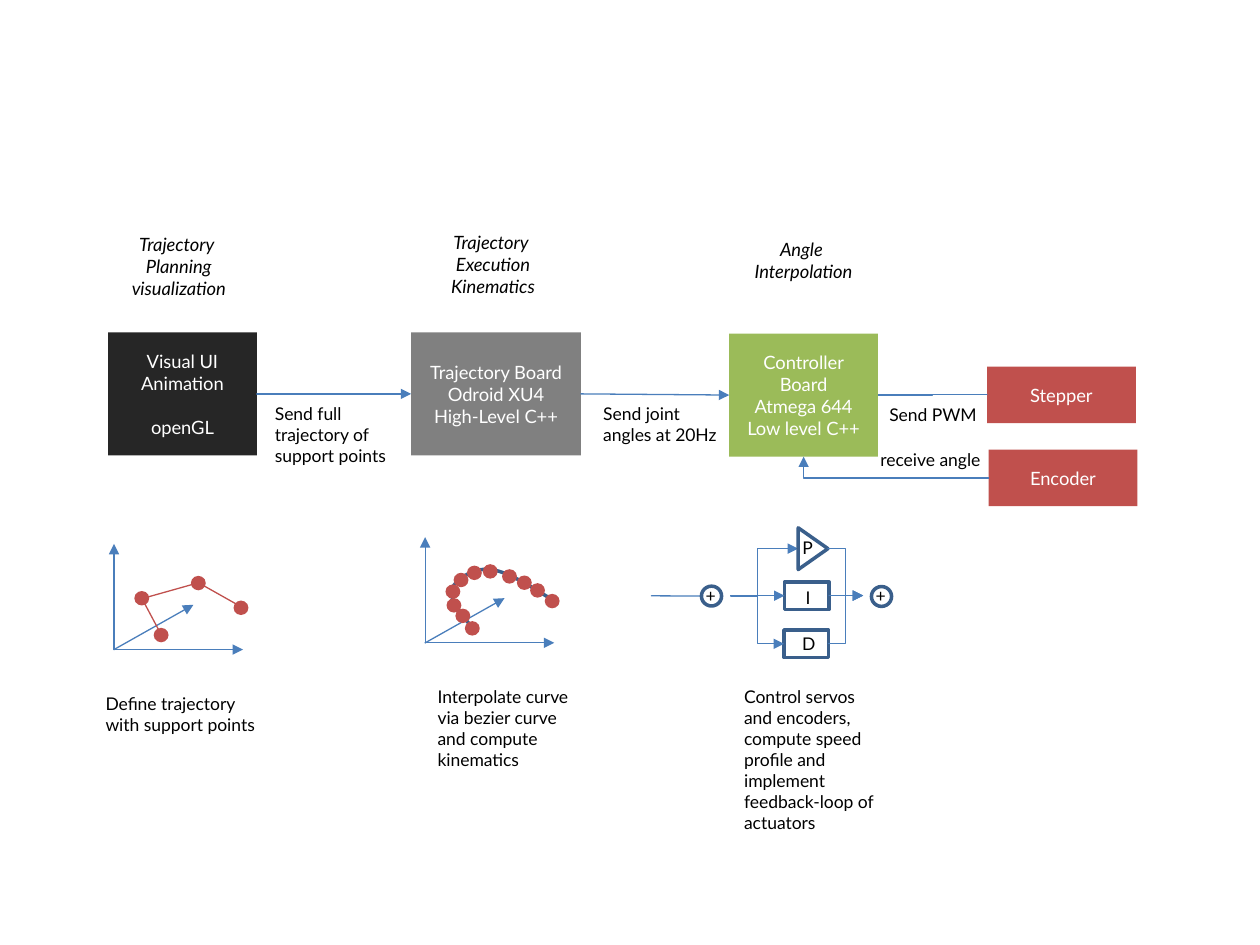
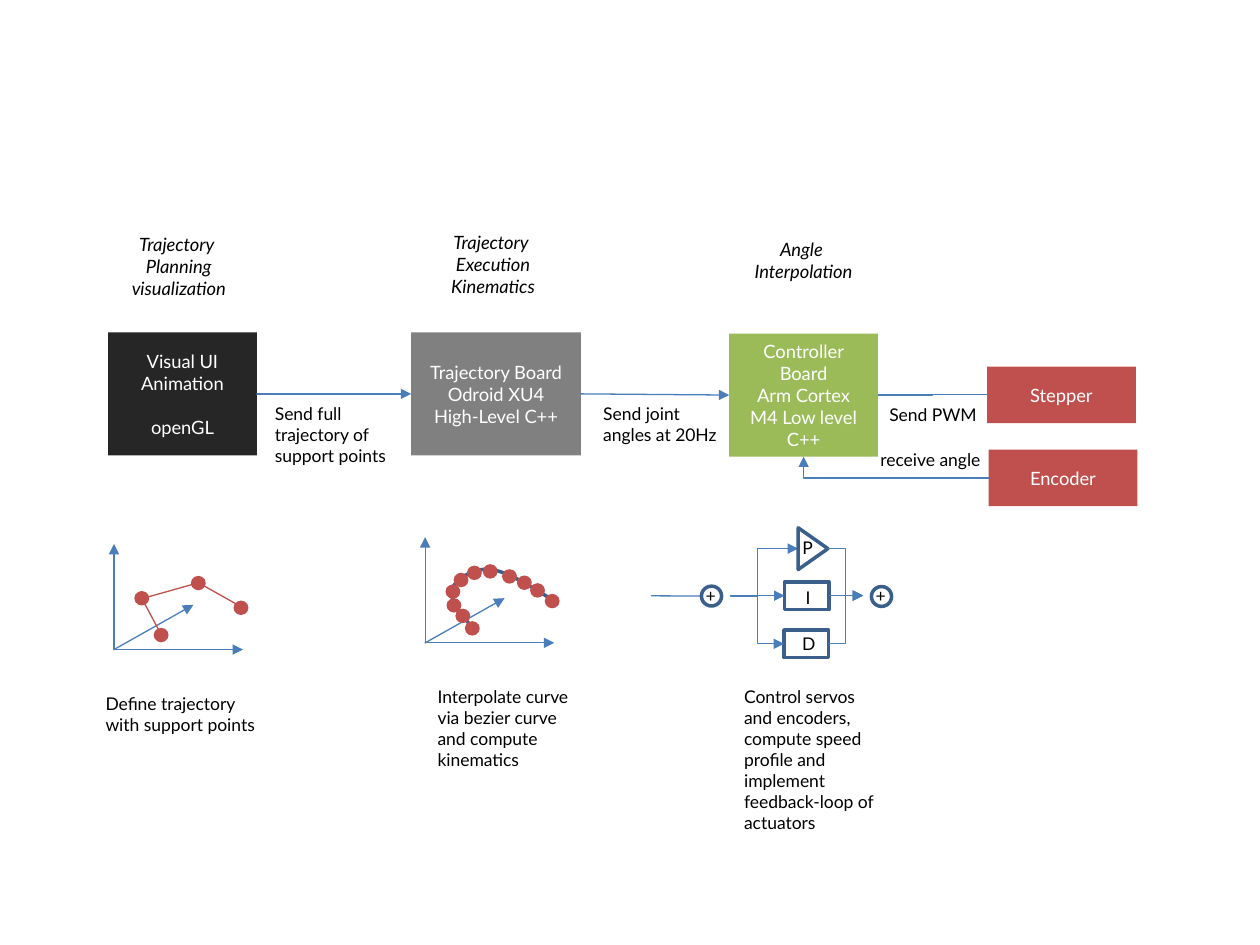
Before and after one commit to goergch/Walter, a slide deck: slide 4 of doc/Walter Documentation.pptx. Drawn at 1260x945 pixels with LibreOffice and Linux fonts; fonts in the diff are those of the drawing. Boxes give left, top, right and bottom in pixels: in the first picture for what was removed or moved away, otherwise in the second. Text is boxed around its words. In the diff, an @@ line names an element or a change of style, - is before the commit and + after.

```diff
--- a/doc/Walter Documentation.pptx
+++ b/doc/Walter Documentation.pptx
@@ text in rectangle at (x1=750, y1=388, x2=857, y2=446): text changed @@
-Atmega 644
-Low level C++
+Arm Cortex M4 Low level C++
```
Also in this commit, not shown: 1 other slide changed, 41 other files.
